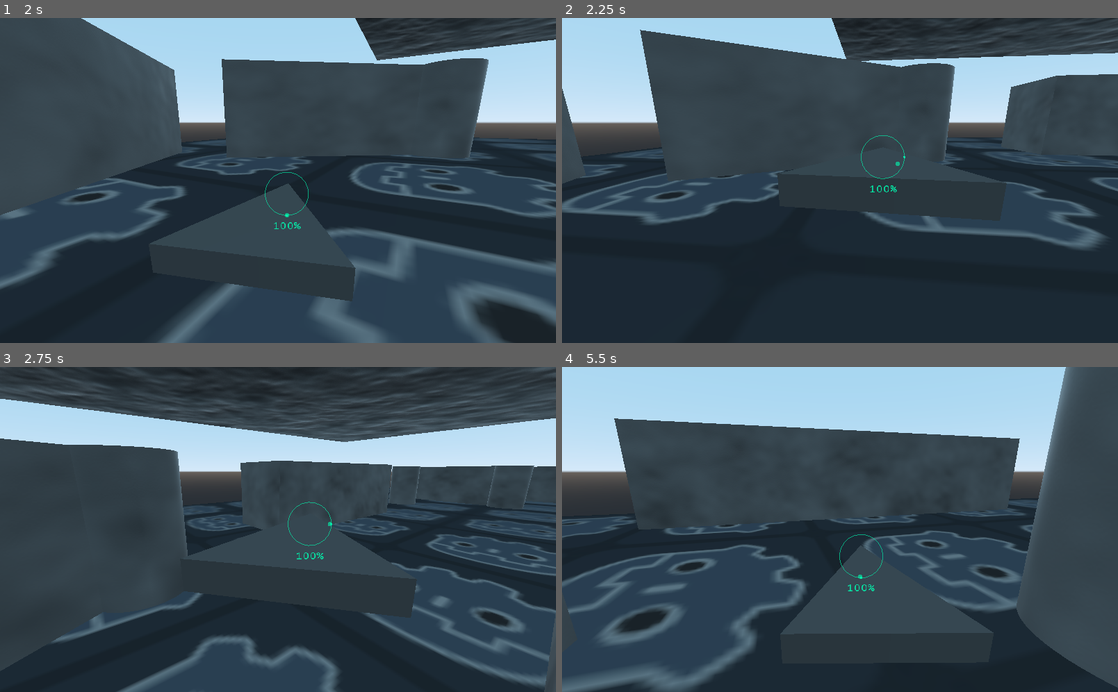
Above: before the commit, frames 1-4 (two rows, left to right).
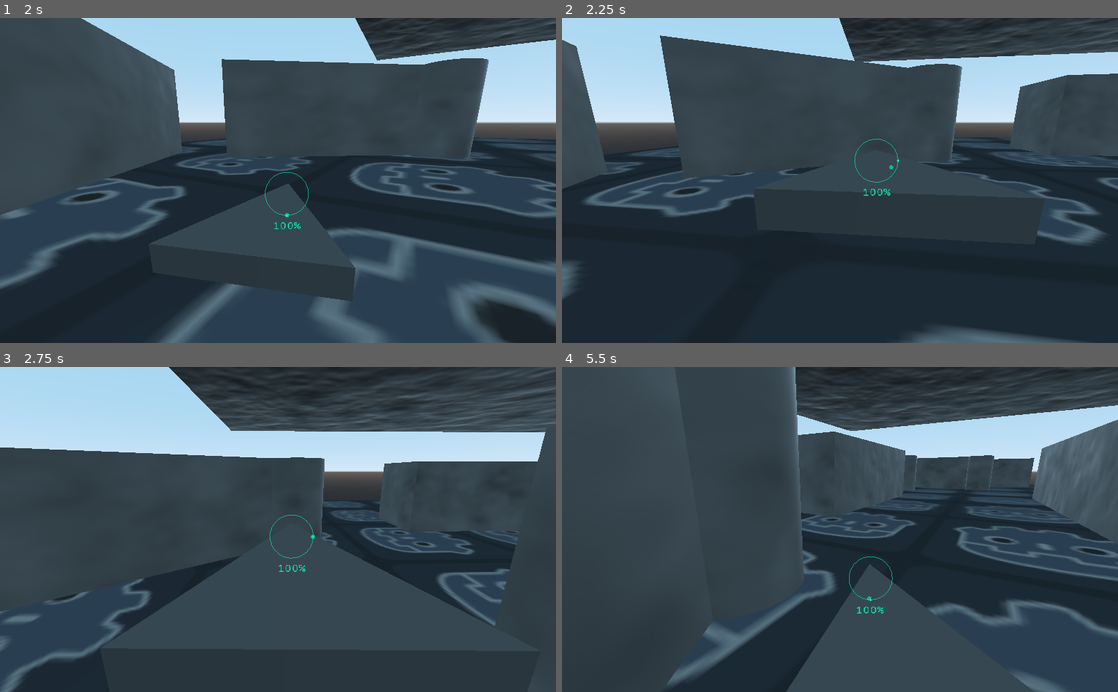
Above: after the commit, the same moments.

Repository: winston-yallow/godot_wild_jam_20
Game: Godot game, scene res://maps/00_Test.tscn
Same seed, same stepped clock (60 frames per second), same inputs: the game is played once before the commit and once after it.
Inputs:
- Up to frame 1 (2 s): hold D (game_right) 0.53-1.28 s; hold S (game_down) from 1.28 s (still down)
- Up to frame 2 (2.25 s): release S (game_down) at 2.03 s; hold D (game_right) from 2.03 s (still down)
- Up to frame 3 (2.75 s): keep holding D (game_right)
- Up to frame 4 (5.5 s): release D (game_right) at 2.78 s; hold W (game_up) 2.78-3.53 s; hold A (game_left) 3.53-5.03 s; hold S (game_down) from 5.03 s (still down)

Frame 1 is identical in both runs. In frame 2, 8.6% of the frame differs, in the area x 0-100%, y 0-100%; in frame 3, 27%; in frame 4, 48%.

Commit message:
Prevent division by zero error...

Diff:
--- a/game/player/Player.gd
+++ b/game/player/Player.gd
@@ -76,7 +76,11 @@
     var remaining_velo := move_and_slide(velo)
     global_transform.basis = new_transform.basis
 
-    var f := clamp(remaining_velo.z / velo.z, 0.0, 1.0)
+    var f: float
+    if velo.z > 0:
+        f = clamp(remaining_velo.z / velo.z, 0.0, 1.0)
+    else:
+        f = 0
 
     offset += offset_change * f
 
